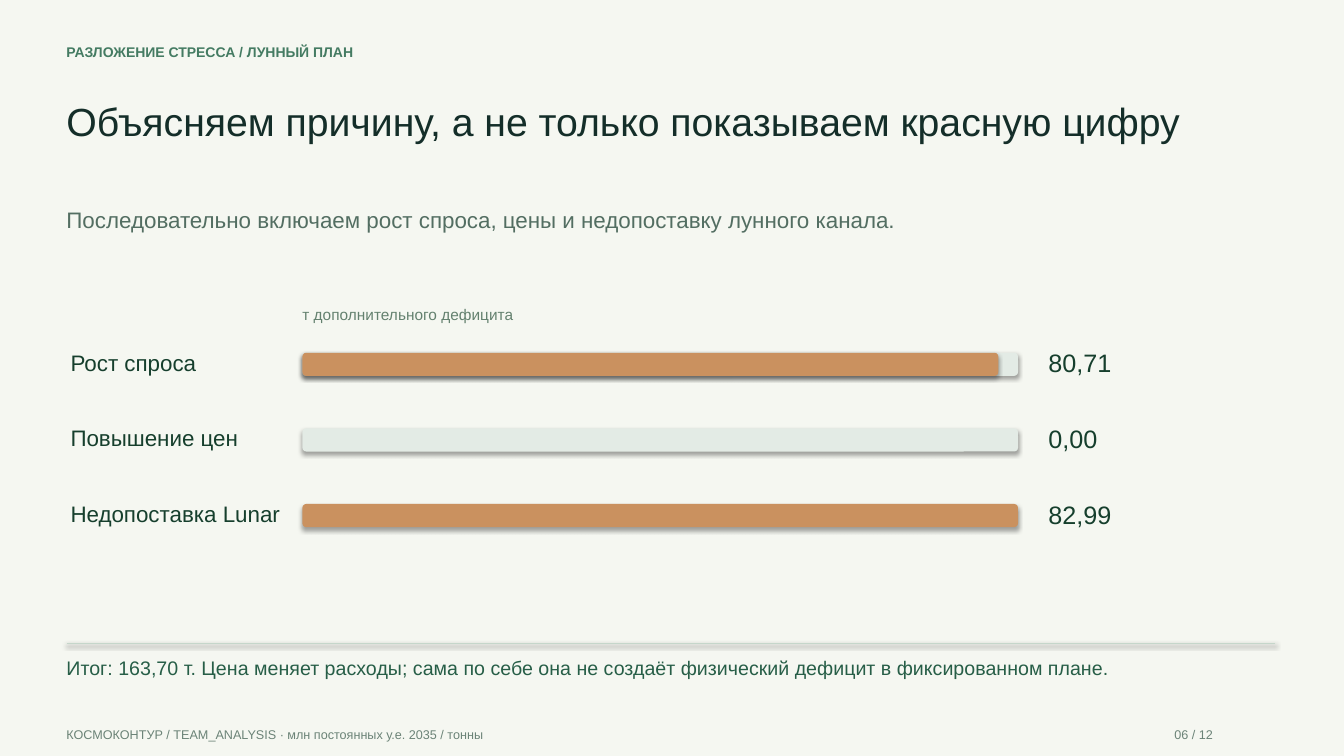
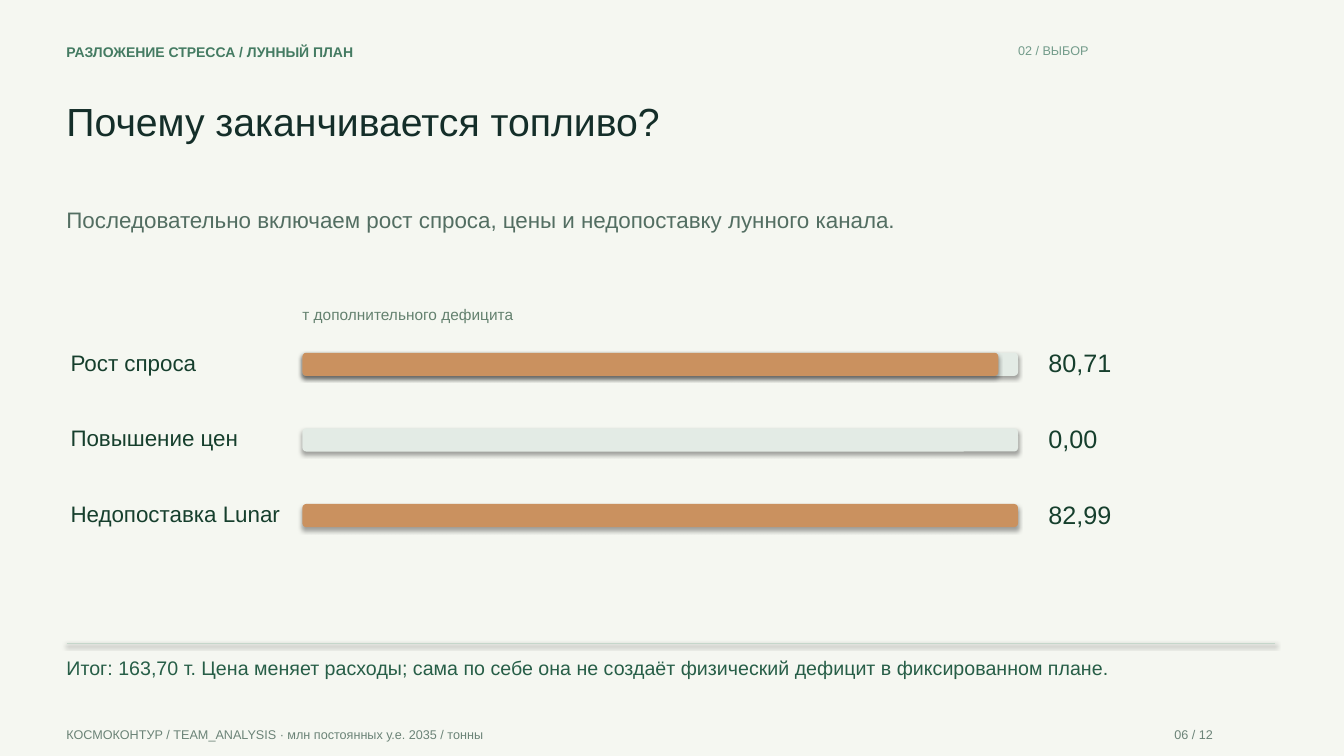
Before and after one commit to overbaffe1/CosmoH, a slide deck: slide 6 of solutions/fuel-contour/docs/PRESENTATION.pptx. Drawn at 1344x756 pixels with LibreOffice and Linux fonts; fonts in the diff are those of the drawing. Boxes give left, top, right and bottom in pixels: in the first picture for what was removed or moved away, otherwise in the second. Text is boxed around its words. In the diff, an @@ line names an element or a change of style, - is before the commit and + after.

```diff
--- a/solutions/fuel-contour/docs/PRESENTATION.pptx
+++ b/solutions/fuel-contour/docs/PRESENTATION.pptx
@@ text added at bbox=[1018, 46, 1089, 55], 9 pt, text #729B8A @@
+02 / ВЫБОР
@@ text at bbox=[66, 108, 660, 144]: text changed @@
-Объясняем причину, а не только показываем красную цифру
+Почему заканчивается топливо?
```
Also in this commit, not shown: 9 other slides changed, 2 slides added, 2 slides removed, 13 other files.
